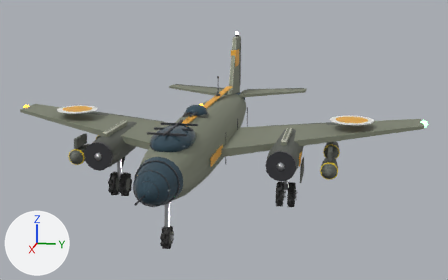
An edit to the glTF model assets/models/bomber_orange.glb, drawn before and after from the same camera.
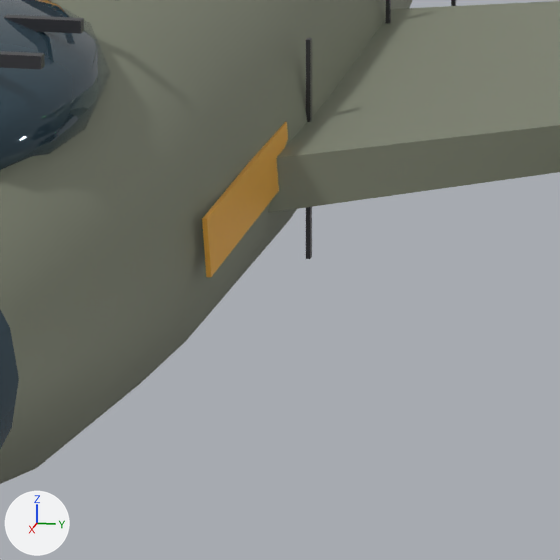
Each version is shown whole from a 50 mm lens placed at (9.51, 2.21, 3.3), pointed at (-0.08, 0.29, 0.9), then close up on the part from 40% to 59% of the width and 45% to 74% of the height. The lights are fixed; the arrows at lower left show +X, +Y and +Z. The older version's two pictures come first. Where no turn or scale is listed for an object, it has been applied to the vertices. Vertices at exactly the same position are counted once.

The first close-up shows 'Body'.
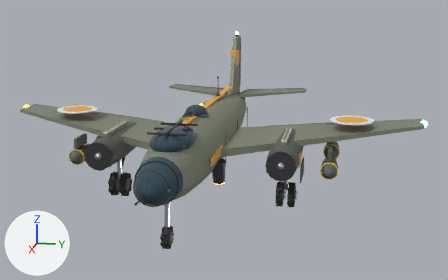
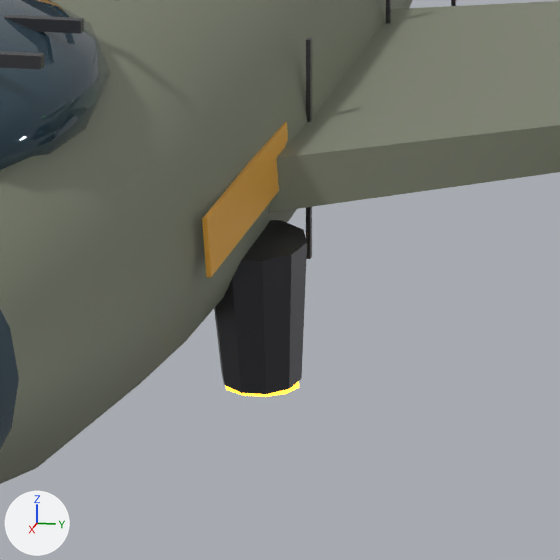
Changed parts and their boxes [x1, y1, x2, y2] in the close-ups (560 x 560 px):
part 1 of me_body, added
    after: [225, 381, 299, 397]
part 2 of me_body, added
    after: [214, 220, 307, 394]

The change, as a list of edits to the scene's bpy script:
```text
Change me_body:
    used by ob_body; location = (0.0, 0.0, 0.0)
    remove me_body.from_pydata(...)  # 4558 vertices, 8014 faces; spans x -3.6..3.4, y -3.48..3.48, z 0.0..2.46
    add me_body.from_pydata(...)  # 2936 vertices, 5438 faces; spans x -3.6..3.4, y -3.48..3.48, z 0.47..2.46
    me_body part 1: a new loose piece, a 10-sided cylinder along z spanning x 0.872..1.028, y 0.337..0.502, z 0.51..0.53, in mat_warninglight (orange #ffb33f, glowing orange #ffaa27)
    me_body part 2: a new loose piece of 20 vertices spanning x 0.87..1.1, y 0.31..0.53, z 0.52..0.87, in mat_gunmetal (dark grey #59595d)
    other edits to the shape of me_body do not show in these pictures
```
